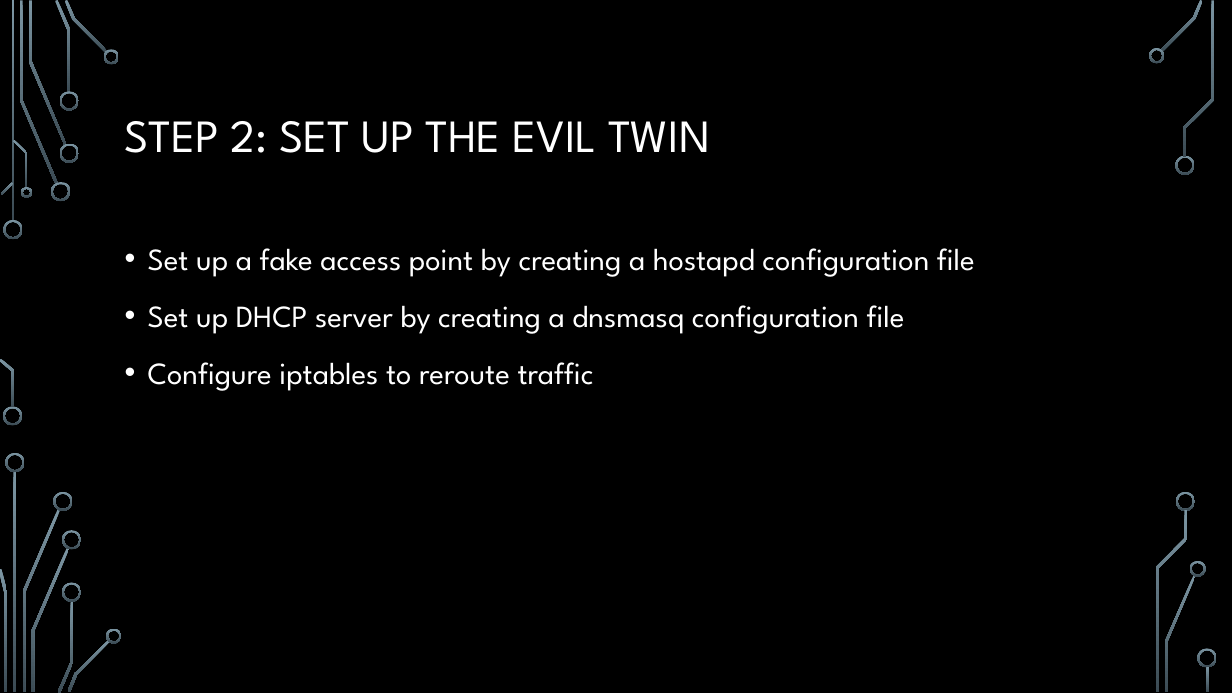
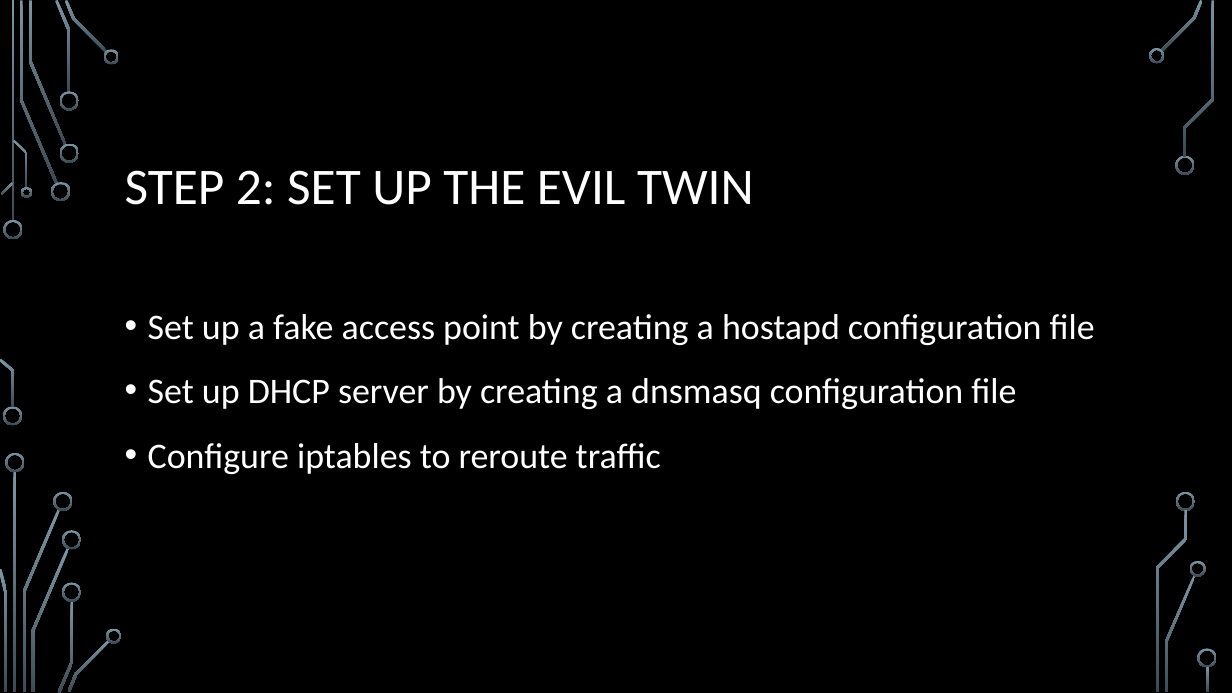
Before and after one commit to jessethd/EthicalHackingFinal, a slide deck: slide 7 of Presentation.pptx. Drawn at 1232x693 pixels with LibreOffice and Linux fonts; fonts in the diff are those of the drawing; background and template pictures are left out. Boxes give left, top, right and bottom in pixels: in the first picture for what was removed or moved away, otherwise in the second. Text is boxed around its words. In the diff, an @@ line names an element or a change of style, - is before the commit and + after.

```diff
--- a/Presentation.pptx
+++ b/Presentation.pptx
@@ title "STEP 2: SET UP THE ...": place and size @@
-title "STEP 2: SET UP THE ..." at bbox=[125, 121, 710, 153]
+title "STEP 2: SET UP THE ..." at bbox=[125, 170, 754, 205]
@@ title "STEP 2: SET UP THE ..." at bbox=[125, 170, 754, 205]: size 36 to 40 pt, font League Spartan to Calibri @@
@@ text "Set up a fake access ...": place and size @@
-text "Set up a fake access ..." at bbox=[148, 248, 975, 391]
+text "Set up a fake access ..." at bbox=[148, 314, 1095, 474]
@@ text "Set up a fake access ..." at bbox=[148, 314, 1095, 474]: size 24 to 28 pt, font League Spartan to Calibri @@
```
Also in this commit, not shown: 11 other slides changed.
